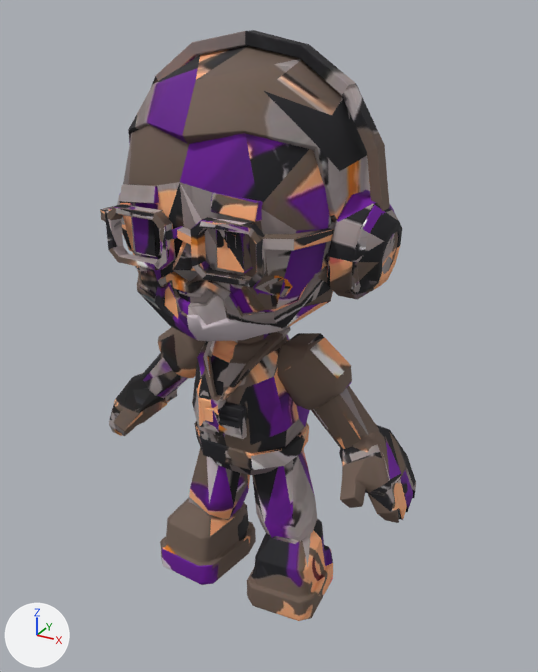
The glTF model web/modelos/menino_raspado_acessorios.glb: old version first, new version second.
Camera for both pictures: a camera (50 mm lens) standing at (0.725, -1.242, 1.236) and looking at (0.031, 0.02, 0.605). The lights are fixed; the arrows at lower left show +X, +Y and +Z. The older version comes first. Where no turn or scale is listed for an object, it has been applied to the vertices. Vertices at exactly the same position are counted once.

The scene before the commit, as lines of its bpy script (objects in view):
```python
me_mesh_0 = bpy.data.meshes.new('Mesh_0')
me_mesh_0.from_pydata(...)  # 3674 vertices, 7170 faces; spans x -0.367..0.367, y -0.26..0.26, z 0.0..1.2
me_mesh_0.materials.append(mat_material_0)  # picture img_image_0
ob_char1 = bpy.data.objects.new('char1', me_mesh_0)
ob_char1.location = (0.0, 0.0, 0.0)
```
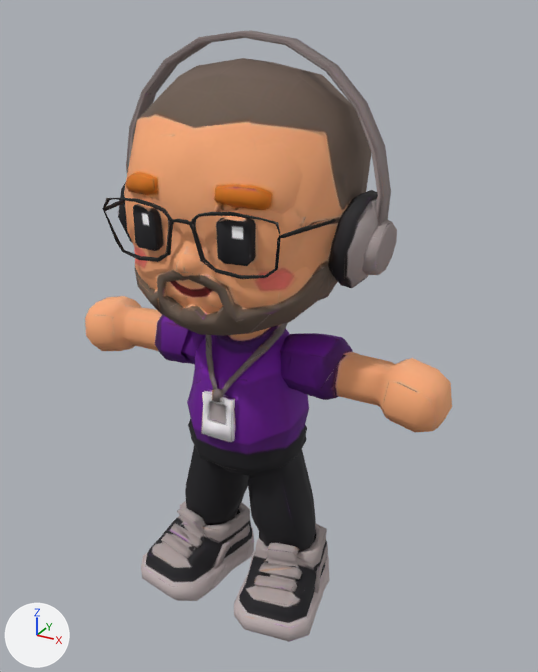
Location of each change, [x1, y1, x2, y2] in pixels of the pictures (538 x 672 px; the box of a moved part takes in the faces that stretch with it):
'char1', reshaped (16% wider): before [100, 30, 416, 621]; after [85, 30, 452, 642]
part 1 of me_mesh_0, rebuilt (13% narrower): before [117, 46, 402, 299]; after [124, 58, 372, 314]
part 2 of me_mesh_0, rebuilt: before [137, 266, 333, 341]; after [135, 262, 333, 336]
part 3 of me_mesh_0, rebuilt (10% wider, 8% taller): before [150, 30, 390, 211]; after [126, 30, 391, 226]
part 4 of me_mesh_0, rebuilt (58% taller): before [203, 327, 291, 402]; after [201, 323, 288, 442]
part 5 of me_mesh_0, rebuilt: before [192, 331, 310, 475]; after [187, 323, 309, 516]
part 6 of me_mesh_0, rebuilt (18% wider, 15% taller): before [160, 498, 256, 585]; after [141, 501, 254, 601]
part 7 of me_mesh_0, rebuilt (10% wider, 15% taller): before [247, 518, 333, 621]; after [234, 523, 329, 642]
part 8 of me_mesh_0, rebuilt: before [158, 327, 206, 378]; after [85, 296, 206, 365]
part 9 of me_mesh_0, rebuilt (128% wider, 29% taller): before [277, 333, 352, 410]; after [280, 333, 452, 433]
part 10 of me_mesh_0, rebuilt (mostly hidden): before [100, 205, 123, 222]; after [102, 200, 125, 211]
part 11 of me_mesh_0, rebuilt: before [263, 227, 334, 251]; after [281, 219, 335, 238]
part 12 of me_mesh_0, rebuilt: before [216, 230, 252, 273]; after [216, 216, 256, 266]
part 13 of me_mesh_0, rebuilt: before [131, 217, 161, 257]; after [133, 203, 164, 251]
part 14 of me_mesh_0, rebuilt: before [189, 447, 250, 520]; after [185, 426, 316, 552]
part 15 of me_mesh_0, rebuilt: before [119, 184, 159, 204]; after [126, 172, 159, 195]
part 16 of me_mesh_0, rebuilt (9% wider, 13% shorter): before [210, 193, 263, 222]; after [214, 185, 272, 210]
part 17 of me_mesh_0, deleted: before [109, 226, 416, 523]
part 18 of me_mesh_0, moved or reshaped: before [105, 97, 350, 313]; after [103, 182, 397, 288]
part 19 of me_mesh_0, built on: before [252, 449, 317, 542]; after [161, 523, 328, 594]

The change, as a list of edits to the scene's bpy script:
```text
Change me_mesh_0:
    remove me_mesh_0.from_pydata(...)  # 3674 vertices, 7170 faces; spans x -0.367..0.367, y -0.26..0.26, z 0.0..1.2
    add me_mesh_0.from_pydata(...)  # 3478 vertices, 6738 faces; spans x -0.431..0.431, y -0.244..0.244, z 0.0..1.2
    me_mesh_0 part 1: the loose piece of 671 vertices spanning x -0.298..0.297, y -0.218..0.26, z 0.706..1.176 is rebuilt with 754 vertices and now spans x -0.229..0.228, y -0.244..0.244, z 0.658..1.155
    me_mesh_0 part 2: the loose piece of 307 vertices spanning x -0.204..0.205, y -0.229..-0.03, z 0.658..0.815 is rebuilt with 168 vertices and now spans x -0.212..0.212, y -0.223..-0.017, z 0.655..0.826
    me_mesh_0 part 3: the loose piece of 175 vertices spanning x -0.284..0.284, y -0.012..0.023, z 0.869..1.2 is rebuilt with 54 vertices and now spans x -0.281..0.281, y -0.024..0.014, z 0.857..1.2
    me_mesh_0 part 4: the loose piece of 147 vertices spanning x -0.077..0.077, y -0.139..0.071, z 0.51..0.64 is rebuilt with 125 vertices and now spans x -0.082..0.082, y -0.146..0.063, z 0.434..0.658
    me_mesh_0 part 5: the loose piece of 134 vertices spanning x -0.117..0.117, y -0.115..0.108, z 0.28..0.642 is rebuilt with 506 vertices and now spans x -0.129..0.128, y -0.135..0.095, z 0.022..0.703
    me_mesh_0 part 6: the loose piece of 133 vertices spanning x -0.203..-0.024, y -0.13..0.087, z 0.0..0.172 is rebuilt with 192 vertices and now spans x -0.219..-0.015, y -0.203..0.083, z 0.0..0.172
    me_mesh_0 part 7: the loose piece of 132 vertices spanning x 0.024..0.203, y -0.13..0.087, z 0.0..0.172 is rebuilt with 192 vertices and now spans x 0.015..0.219, y -0.203..0.088, z 0.0..0.172
    me_mesh_0 part 8: the loose piece of 82 vertices spanning x -0.221..-0.075, y -0.067..0.059, z 0.484..0.63 is rebuilt with 184 vertices and now spans x -0.431..-0.084, y -0.072..0.063, z 0.493..0.645
    me_mesh_0 part 9: the loose piece of 78 vertices spanning x 0.071..0.222, y -0.067..0.059, z 0.485..0.631 is rebuilt with 186 vertices and now spans x 0.082..0.431, y -0.072..0.063, z 0.493..0.644
    me_mesh_0 part 10: the loose piece of 78 vertices spanning x -0.229..-0.143, y -0.233..0.016, z 0.855..0.9 is rebuilt with 38 vertices and now spans x -0.229..-0.181, y -0.217..0.058, z 0.834..0.904
    me_mesh_0 part 11: the loose piece of 76 vertices spanning x 0.143..0.229, y -0.233..0.016, z 0.855..0.9 is rebuilt with 38 vertices and now spans x 0.181..0.225, y -0.216..0.058, z 0.834..0.904
    me_mesh_0 part 12: the loose piece of 57 vertices spanning x 0.064..0.118, y -0.225..-0.184, z 0.831..0.904 is rebuilt with 31 vertices and now spans x 0.05..0.124, y -0.226..-0.171, z 0.838..0.92
    me_mesh_0 part 13: the loose piece of 57 vertices spanning x -0.114..-0.062, y -0.224..-0.184, z 0.831..0.904 is rebuilt with 31 vertices and now spans x -0.124..-0.055, y -0.226..-0.171, z 0.838..0.92
    me_mesh_0 part 14: the loose piece of 47 vertices spanning x -0.16..-0.01, y -0.075..0.07, z 0.107..0.4 is rebuilt with 239 vertices and now spans x -0.164..0.162, y -0.124..0.079, z 0.11..0.428
    me_mesh_0 part 15: the loose piece of 24 vertices spanning x -0.139..-0.055, y -0.228..-0.171, z 0.914..0.959 is rebuilt with 25 vertices and now spans x -0.149..-0.051, y -0.223..-0.158, z 0.93..0.973
    me_mesh_0 part 16: the loose piece of 24 vertices spanning x 0.055..0.139, y -0.228..-0.171, z 0.914..0.959 is rebuilt with 24 vertices and now spans x 0.047..0.146, y -0.223..-0.158, z 0.93..0.973
    me_mesh_0 part 17: 14 loose pieces with 955 vertices, spanning x -0.367..0.367, y -0.26..0.111, z 0.279..0.896, are deleted
    me_mesh_0 part 18: 452 vertices removed from x -0.221..0.221, y -0.244..0.251, z 0.648..1.172; 494 vertices added at x -0.293..0.293, y -0.234..0.093, z 0.764..0.938
    me_mesh_0 part 19: 45 vertices removed from x 0.007..0.16, y -0.075..0.07, z 0.109..0.4; 197 vertices added at x -0.198..0.198, y -0.151..0.077, z 0.045..0.122
```
